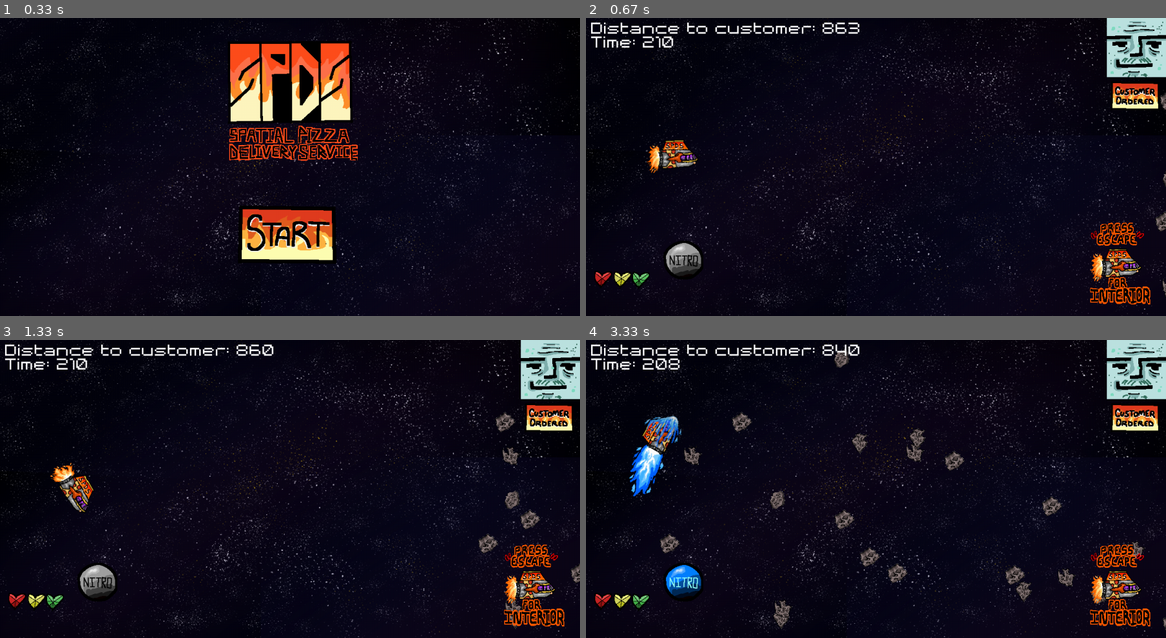
Above: before the commit, frames 1-4 (two rows, left to right).
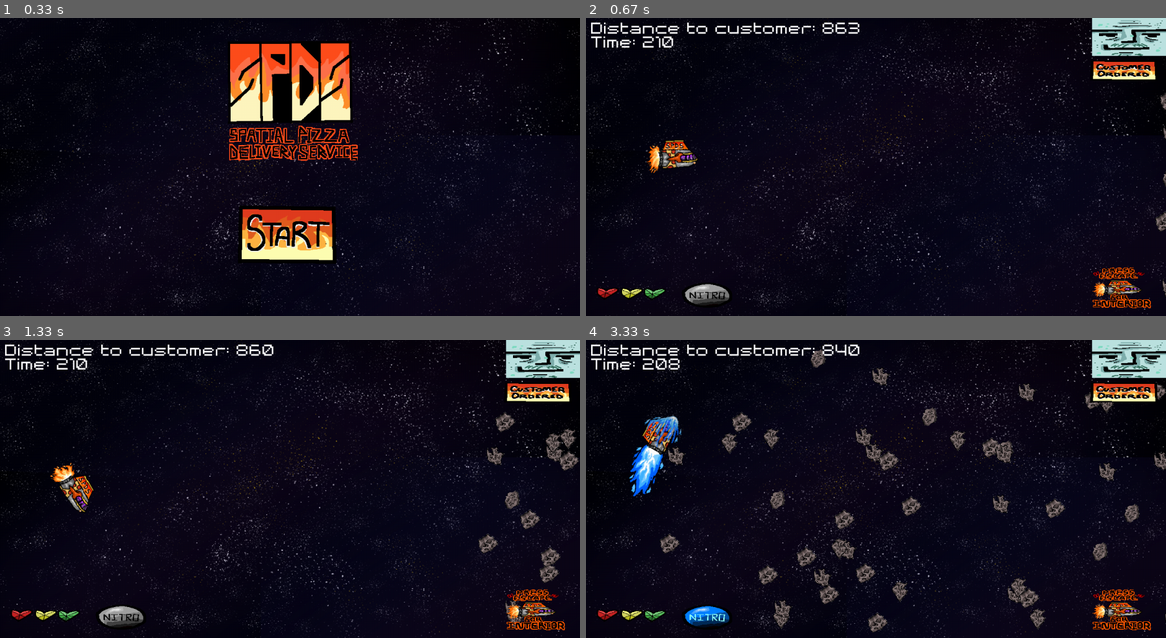
Above: after the commit, the same moments.

Repository: shar1738/SPDS-Pygame
Game: pygame game, started from main.py
Two runs of this game, one before a commit and one after it. Both use one fixed random seed, a clock stepped at 60 frames per second and the inputs below.
Inputs (mouse positions are in pixels of both pictures, inside the frame that each line leads up to):
- Up to frame 1 (0.33 s): no input
- Up to frame 2 (0.67 s): click (876, 229) at 0.38 s
- Up to frame 3 (1.33 s): hold Right 0.83-1.3 s
- Up to frame 4 (3.33 s): hold Up 1.33-1.63 s; tap Space at 1.4, 2.23, 2.53, 2.8, 3.13 s; hold Left 2.17-2.7 s; hold Down 2.73-3.03 s; hold Left from 3.07 s (still down)

Frame 1 is identical in both runs. In frame 2, 5.5% of the frame differs, in the area x 1-100%, y 0-98%; in frame 3, 6.3%; in frame 4, 10%, in the area x 1-100%, y 0-99%.

Commit message:
SCALED stuff prolly need to scale the ship a=and asteroids as well

Diff:
--- a/Entities/asteroids.py
+++ b/Entities/asteroids.py
@@ -23,14 +23,14 @@
 
         self.asteroid_list = []
         self.spawn_timer = 0
-        self.spawn_interval = 185
+        self.spawn_interval = S.SCREEN_HEIGHT // 9
         self.is_inv = IS_INV
-        self.inv_timer = 180
+        self.inv_timer = 60 * 5
         self.can_spawn = True
 
         # New attributes for center spawning
         self.spawn_center = False
-        self.center_spawn_amt = 35
+        self.center_spawn_amt = S.SCREEN_HEIGHT // 50  # Number of asteroids to spawn in center
         self.center_spawned = False
 
     def calc_right(self):
@@ -125,12 +125,12 @@
             if ship.mask.overlap(asteroid_mask, offset):
                 if not self.is_inv:
                     ship.take_damage(DAMAGE_AMOUNT)
+                    self.is_inv = True
                     ship.is_boosting = False
                     ship_boost_sfx.stop()
                     ship.is_damaged = True
                     ship.damage_timer = 0.5
                     collision_sfx.play()
-                    self.is_inv = True
                 else:
                     self.is_inv = False
 
--- a/Scene/exterior.py
+++ b/Scene/exterior.py
@@ -85,8 +85,10 @@
         self.asteroids.spawn_rand(5)
 
         # --- UI - DELIVERY & PIZZA ---
+        # --- UI - DELIVERY & PIZZA ---
         self.delivered_img = pg.image.load("Assets/images/ui/garage_(delivered).png").convert_alpha()
-        self.delivered_rect = self.delivered_img.get_rect(topright=(SCREEN_WIDTH + 1500, 0))
+        self.delivered_img = pg.transform.scale(self.delivered_img, (SCREEN_WIDTH * 8/10, SCREEN_HEIGHT * 8/10))
+        self.delivered_rect = self.delivered_img.get_rect(topleft=(SCREEN_WIDTH - 200, 0))  # Align to the right dynamically
         self.show_delivery = False
         self.raw_pizza = pg.image.load("Assets/images/pizza_box.png").convert_alpha()
         self.pizza_img = pg.transform.scale(self.raw_pizza, (128, 128))
@@ -113,17 +115,17 @@
         self.hole_img = load_scaled_image(self.hole_info["paths"][0],
                                           self.hole_info["size"])
         self.customer_rect = self.customer_img.get_rect(topright=(SCREEN_WIDTH, 0))
-        self.costumer_lbl_rect = self.customer_LBL_img.get_rect(topright=(SCREEN_WIDTH, 100))
+        self.costumer_lbl_rect = self.customer_LBL_img.get_rect(topright=(SCREEN_WIDTH * 9.9999/10, SCREEN_HEIGHT * 1/10))
         self.esc_ship_rect = self.esc_ship_img.get_rect(bottomright=(SCREEN_WIDTH - 10,
                                                                      SCREEN_HEIGHT - 10))
         self.hole_rect = self.hole_img.get_rect(center=(SCREEN_WIDTH // 2,
                                                         SCREEN_HEIGHT // 2))
         self.ui_health_rect = load_scaled_image(
             self.health_info["paths"][self.health_index],
-            self.health_info["size"]).get_rect(bottomleft=(10, SCREEN_HEIGHT - 10))
+            self.health_info["size"]).get_rect(bottomleft=(SCREEN_WIDTH * .1/10, SCREEN_HEIGHT * 9.999/10))
         self.ui_nitro_rect = load_scaled_image(
             self.nitro_info["paths"][0], self.nitro_info["size"]).get_rect(
-            bottomleft=(self.ui_health_rect.right + 10, SCREEN_HEIGHT - 50))
+            bottomleft=(self.ui_health_rect.right + 10, SCREEN_HEIGHT * 9.999/10))
 
         # --- PICKUPS (pizza boost) ---
         self.pickups = Pickups(move_speed=7, effect="increase", amount=0)
@@ -211,8 +213,8 @@
             base_rate = DISTANCE_RATE * (2 if self.player_ship.is_boosting else 1)
             boost = self.pickup_active and (time.time() - self.pickup_start) < self.pickup_duration
             if boost:
-                self.asteroids.inv_timer = 60 * 4.5
                 self.asteroids.is_inv = True
+                self.asteroids.inv_timer = 60 * 4
                 rate = base_rate * 4
                 self.player_ship.set_override_image(self.override_img2, 0.70)
                 self.player_ship.is_boosting
@@ -260,7 +262,7 @@
 
             if self.show_delivery:
                 # door slide
-                if self.delivered_rect.right>SCREEN_WIDTH:
+                if self.delivered_rect.right > SCREEN_WIDTH:
                     self.delivered_rect.x -= 200*dt
                 self.screen.blit(self.delivered_img,self.delivered_rect)
                 # pizza fly
@@ -269,7 +271,7 @@
                     self.pizza_rect=self.pizza_img.get_rect(center=ship_c)
                     self.pizza_spawned=True
                 if self.pizza_spawned:
-                    tx,ty=SCREEN_WIDTH-700,SCREEN_HEIGHT-500
+                    tx,ty=SCREEN_WIDTH * 6/10,SCREEN_HEIGHT * 7/10
                     px,py=self.pizza_rect.center; dx,dy=tx-px,ty-py
                     dist=(dx*dx)**0.5
                     if dist>5:
--- a/Scene/interior.py
+++ b/Scene/interior.py
@@ -26,13 +26,13 @@
         self.interior_image = load_scaled_image("Assets/images/interior.png", (SCREEN_WIDTH, SCREEN_HEIGHT))
         self.interior_rect = self.interior_image.get_rect(center=(SCREEN_WIDTH // 2, SCREEN_HEIGHT // 2))
         # Inflating the interior_rect to define an interactive area
-        self.interior_rect = self.interior_rect.inflate(-400, -300)
-        self.interior_rect.y -= 95
-        self.interior_rect.x += 30
+        self.interior_rect = self.interior_rect.inflate(SCREEN_WIDTH * -1/4, SCREEN_HEIGHT * -1/3)
+        self.interior_rect.y -= SCREEN_HEIGHT * .7/10
+        self.interior_rect.x += SCREEN_WIDTH * .4/10
 
         self.customer_LBL_info = EXT_UI_ELEMENTS["costumer_label"]
         self.customer_LBL_img = load_scaled_image(self.customer_LBL_info["paths"][0], self.customer_LBL_info["size"])
-        self.costumer_lbl_rect = self.customer_LBL_img.get_rect(topright=(SCREEN_WIDTH, 100))
+        self.costumer_lbl_rect = self.customer_LBL_img.get_rect(topright=(SCREEN_WIDTH * 9.9999/10, SCREEN_HEIGHT * 1/10))
         self.clock = pg.time.Clock()
         self.font = pg.font.Font(FONT, 30)
 
@@ -83,7 +83,7 @@
         self.health_index = min(len(self.health_info["paths"]) - 1, (150 - self.player_health) // step)
         self.ui_health_img = load_scaled_image(self.health_info["paths"][self.health_index],
                                                self.health_info["size"])
-        self.ui_health_rect = self.ui_health_img.get_rect(bottomright=(SCREEN_WIDTH // 13.5, SCREEN_HEIGHT - 10))
+        self.ui_health_rect = self.ui_health_img.get_rect(bottomright=(SCREEN_WIDTH * 1.5/10, SCREEN_HEIGHT * 9.999/10))
         # ------------------
 
         # --- Customer Order UI (Persistent) ---
@@ -123,7 +123,6 @@
         # Calculate elapsed time since the start of the Interior scene.
         elapsed = time.time() - self.timer_start
         self.remaining_time = max(0, self.initial_time - elapsed)
-        self.remaining_distance = max(0, self.initial_distance - elapsed)
         self.game_state.ex_remaining_time = self.remaining_time
         self.game_state.ex_remaining_dist = self.remaining_distance
         self.update_holes()
@@ -190,7 +189,6 @@
             health_text = self.font.render(f"Health: {int(self.player_health)}", True, (255, 255, 255))
             self.screen.blit(time_text, (10, 90))
             self.screen.blit(dist_text, (10, 50))
-            self.screen.blit(health_text, (10, 130))
             # Blit the health UI (the hearts).
             self.screen.blit(self.ui_health_img, self.ui_health_rect)
             # Blit the customer image (persistent order) at its designated location.
--- a/Scene/mini_game.py
+++ b/Scene/mini_game.py
@@ -144,7 +144,7 @@
             # Health UI rendered based on the global game_state health index.
             health_img = load_scaled_image(EXT_UI_ELEMENTS["health"]["paths"][self.game_state.ex_health_index],
                                         EXT_UI_ELEMENTS["health"]["size"])
-            health_rect = health_img.get_rect(bottomright=(SCREEN_WIDTH // 13.5, SCREEN_HEIGHT - 10))
+            health_rect = health_img.get_rect(bottomright=(SCREEN_WIDTH * 1.5/10, SCREEN_HEIGHT * 9.999/10))
             self.screen.blit(health_img, health_rect)
 
             # Render timer text using the updated self.remaining_time value.
--- a/funcs_data/data.py
+++ b/funcs_data/data.py
@@ -1,3 +1,4 @@
+from settings import SCREEN_WIDTH, SCREEN_HEIGHT
 ASTEROID_SIZE = (50,50)
 IS_DAMAGED = False
 
@@ -50,7 +51,7 @@
 EXT_UI_ELEMENTS = {
     "customers": {
         "paths": [f"Assets/images/ui/costumer{i}.png" for i in range(1, 7)],
-        "size": (128, 128)
+        "size": (SCREEN_WIDTH * 1.28/10, SCREEN_HEIGHT * 1.28/10)
     },
     "pizza_timer": {
         "paths": [
@@ -62,38 +63,38 @@
     },
     "health": {
         "paths": [f"Assets/images/ui/a_{i}h.png" for i in range(1, 8)],
-        "size": (128, 128)
+        "size": (SCREEN_WIDTH * 1.28/10, SCREEN_HEIGHT * 1.4/10)
     },
     "nitro": {
         "paths": [
             "Assets/images/ui/nitro_locked.png",
             "Assets/images/ui/nitro_unlocked.png"
         ],
-        "size": (128, 128)
+        "size": (SCREEN_WIDTH * 1.28/10, SCREEN_HEIGHT * 1.28/10)
     },
     "costumer_label": {
         "paths": ["Assets/images/ui/costumer_label.png"],
-        "size": (128, 128)
+        "size": (SCREEN_WIDTH * 1.4/10, SCREEN_HEIGHT * 1.4/10)
     },
     "esc_ship": {
         "paths": ["Assets/images/ship/escape_interior.png"],
-        "size": (200, 200)
+        "size": (SCREEN_WIDTH * 1.54/10, SCREEN_HEIGHT * 1.54/10)
     },
     "hole": {
         "paths": ["Assets/images/ui/hole_found.png"],
-        'size': (256, 256)
+        'size': (SCREEN_WIDTH * 1.2/10, SCREEN_HEIGHT * 1.2/10)
     },
     "fix_hole": {
         'paths': ["Assets/images/ui/press_space.png"],
-        'size': (256, 256)
+        'size': (SCREEN_WIDTH * 1.54/10, SCREEN_HEIGHT * 1.54/10)
     },
     'esc_interior': {
         'paths': ['Assets/images/ui/escape_exterior.png'],
-        'size': (256, 256)
+        'size': (SCREEN_WIDTH * 1.54/10, SCREEN_HEIGHT * 1.54/10)
     },
     'space': {
         'paths': ['Assets/images/ui/press_space.png'],
-        'size': (256, 256)
+        'size': (SCREEN_WIDTH * 2.54/10, SCREEN_HEIGHT * 2.54/10)
     }
 
 }
--- a/main.py
+++ b/main.py
@@ -6,6 +6,7 @@
 
 class Main:
     def __init__(self):
+
         pg.init()
         pg.mixer.init()
         song.set_volume(0.05)
